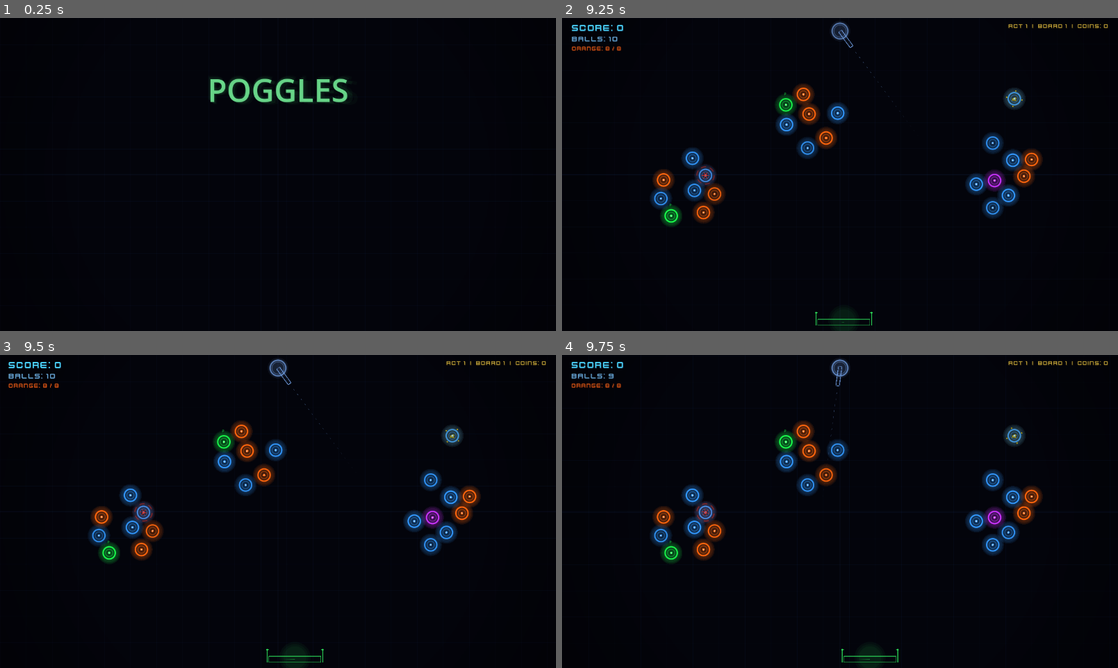
Above: before the commit, frames 1-4 (two rows, left to right).
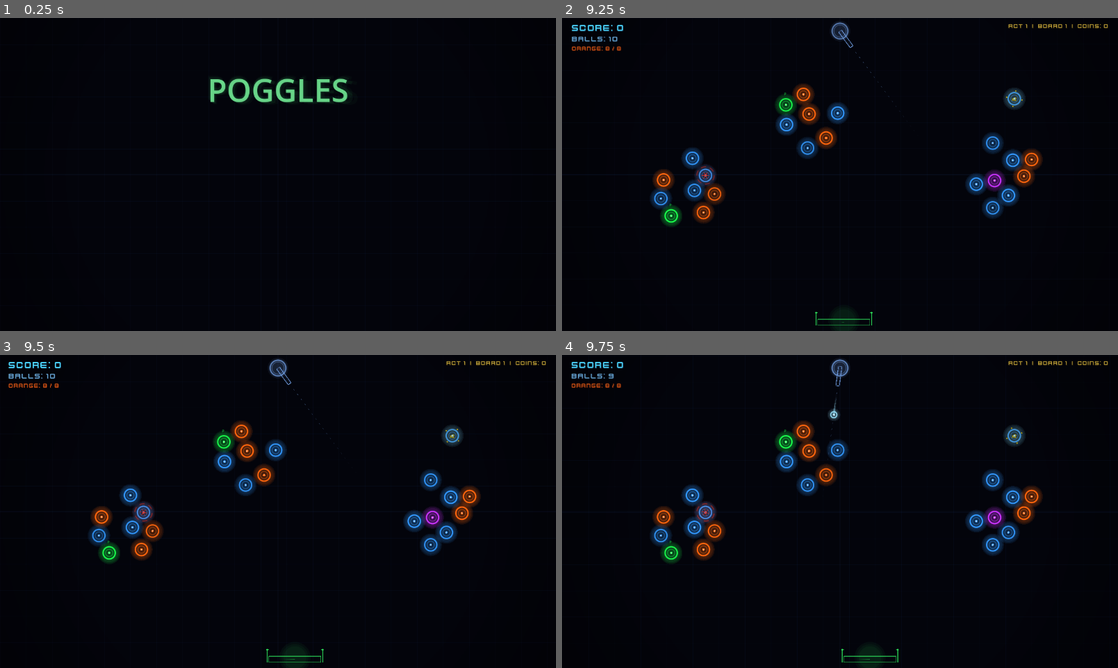
Above: after the commit, the same moments.

Repository: heliacode/poggles
Game: Godot game, scene res://scenes/main_menu.tscn
Two runs of this game, one before a commit and one after it. Both use one fixed random seed, a clock stepped at 60 frames per second and the inputs below.
Inputs (mouse positions are in pixels of both pictures, inside the frame that each line leads up to):
- Up to frame 1 (0.25 s): no input
- Up to frame 2 (9.25 s): tap Enter at 0.5, 8.75 s; move the mouse to (962, 158) at 0.52 s; click (962, 158) at 0.67 s; click "NEW RUN" at 1.25 s; move the mouse to (728, 190) at 2.02 s; click (728, 190) at 2.17 s; move the mouse to (895, 105) at 2.77 s; click (895, 105) at 2.92 s; move the mouse to (812, 237) at 3.52 s; click (812, 237) at 3.67 s; move the mouse to (1006, 221) at 4.27 s; click (1006, 221) at 4.42 s; tap Space at 5 s; move the mouse to (673, 127) at 5.02 s; click (673, 127) at 5.17 s; move the mouse to (867, 174) at 5.77 s; click (867, 174) at 5.92 s; move the mouse to (756, 96) at 6.52 s; click (756, 96) at 6.67 s; move the mouse to (962, 158) at 7.27 s; click (962, 158) at 7.42 s; move the mouse to (728, 190) at 8.02 s; click (728, 190) at 8.17 s; move the mouse to (895, 105) at 8.77 s; click (895, 105) at 8.92 s
- Up to frame 3 (9.5 s): no input
- Up to frame 4 (9.75 s): move the mouse to (812, 574) at 9.52 s; click (812, 574) at 9.67 s

Frames 1-3 are identical in both runs. In frame 4, less than 0.1% of the frame differs, in the area x 47-50%, y 14-21%.
Error before the commit: Parse Error: There is already a variable named "pegs_node" declared in this scope. (res://scripts/ball.gd:127)

Commit message:
Fix gameplay crash: duplicate variable declaration in ball.gd
ball.gd declared `var pegs_node` twice in _physics_process — once for
anticipation glow and once for phantom pass. This caused a silent compile
failure that prevented the ball scene from loading, hanging game_manager
_ready() on `load(BALL_SCENE_PATH)`. Renamed the second to `phantom_pegs`.

Also removes debug print statements added during investigation.

Co-Authored-By: Claude Opus 4.6 <noreply@anthropic.com>

Diff:
--- a/scripts/ball.gd
+++ b/scripts/ball.gd
@@ -124,9 +124,9 @@
 
 	# Phantom pass: detect nearby pegs via overlap
 	if phantom_active:
-		var pegs_node: Node = get_parent().get_node_or_null("Pegs")
-		if pegs_node:
-			for peg in pegs_node.get_children():
+		var phantom_pegs = get_parent().get_node_or_null("Pegs")
+		if phantom_pegs:
+			for peg in phantom_pegs.get_children():
 				if peg.has_method("hit") and peg.has_method("is_hit") and not peg.is_hit():
 					if global_position.distance_to(peg.global_position) < GameConfig.PEG_RADIUS + GameConfig.BALL_RADIUS + 2:
 						peg.hit()
--- a/scripts/game_manager.gd
+++ b/scripts/game_manager.gd
@@ -55,12 +55,10 @@
 
 func _load_level() -> void:
 	if _is_roguelite:
-		# Procedural generation from RunState
 		var params := RunState.get_difficulty_params()
 		_level_data = BoardGenerator.generate(params)
 		balls_remaining = RunState.balls_remaining
 	else:
-		# Practice mode: load from file
 		_level_data = LevelLoader.load_level(SceneManager.current_level)
 		if _level_data:
 			balls_remaining = _level_data.starting_balls
